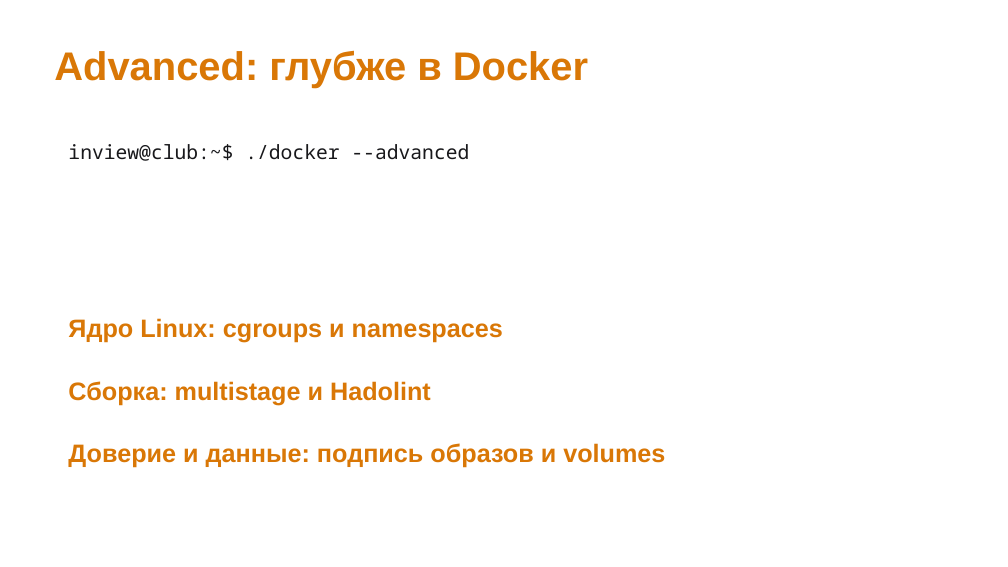
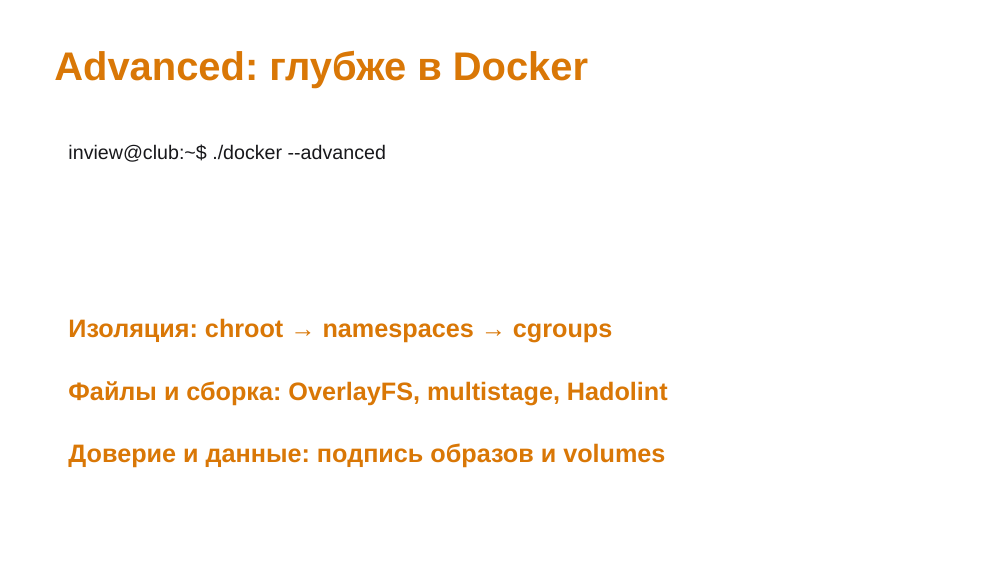
Before and after one commit to inview-club/docker-workshop, a slide deck: slide 22 of Клуб_DevOps_Docker_Harbor.pptx (slide 24 before the commit). Drawn at 1008x567 pixels with LibreOffice and Linux fonts; fonts in the diff are those of the drawing. Boxes give left, top, right and bottom in pixels: in the first picture for what was removed or moved away, otherwise in the second. Text is boxed around its words. In the diff, an @@ line names an element or a change of style, - is before the commit and + after.

```diff
--- a/Клуб_DevOps_Docker_Harbor.pptx
+++ b/Клуб_DevOps_Docker_Harbor.pptx
@@ text "inview@club:~$ ./docker --advanced" at bbox=[68, 144, 386, 162]: font Noto Sans Mono to Arial @@
@@ text at bbox=[68, 318, 612, 343]: text changed @@
-Ядро Linux: cgroups и namespaces
+Изоляция: chroot → namespaces → cgroups
@@ text at bbox=[68, 381, 668, 405]: text changed @@
-Сборка: multistage и Hadolint
+Файлы и сборка: OverlayFS, multistage, Hadolint
```
Also in this commit, not shown: 17 other slides changed, 5 slides added, 5 slides removed, 6 other files.
